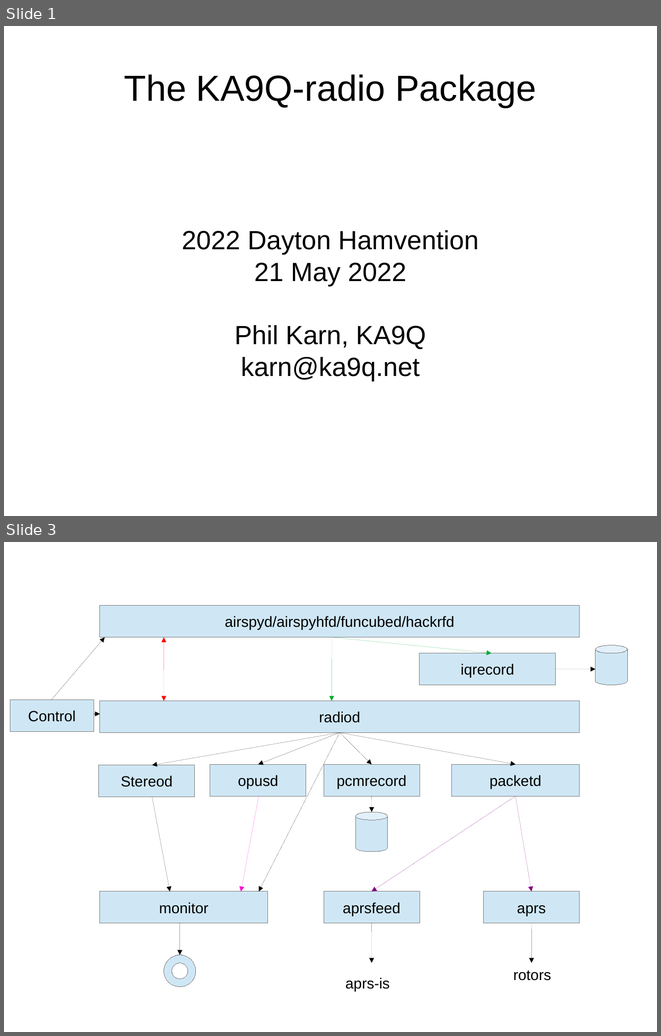
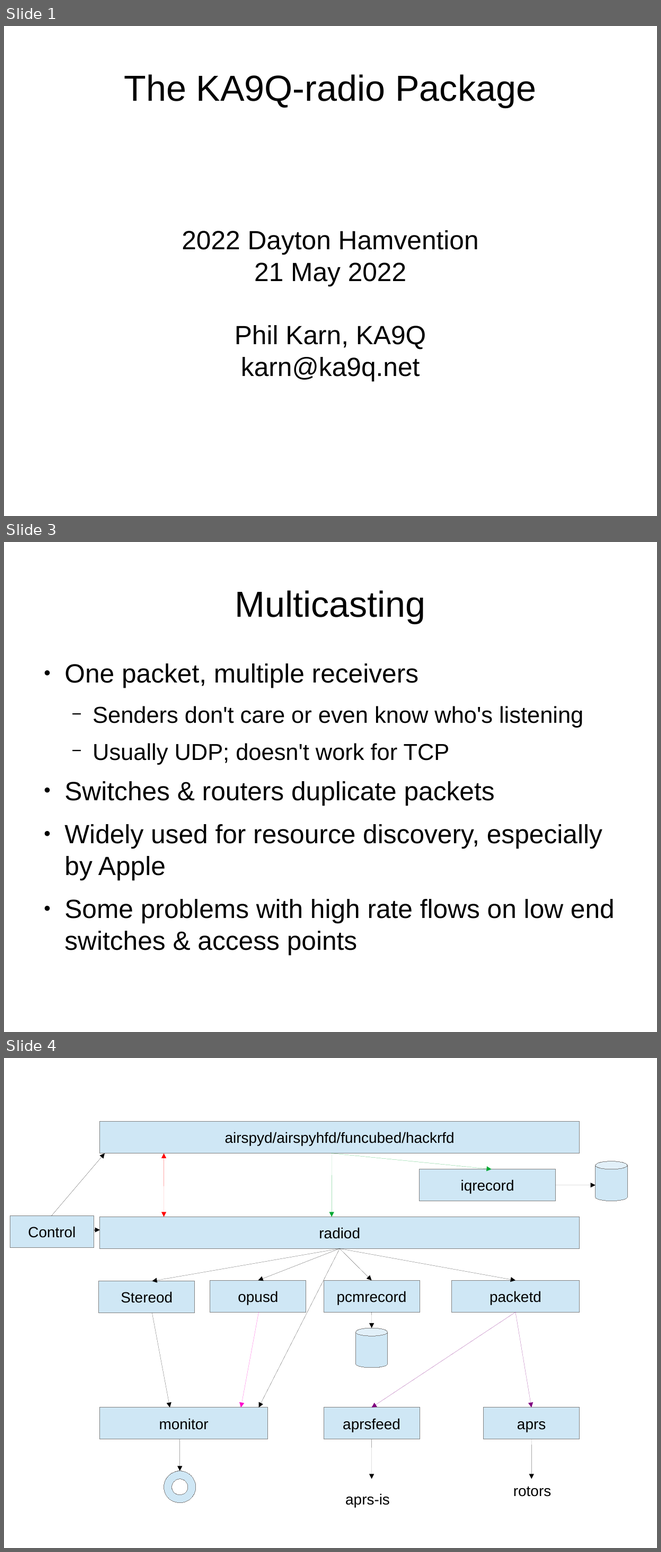
Before and after one commit to ka9q/ka9q-radio, a slide deck: docs/2022-Dayton-talk.odp. Shown one above the other, each under a label of ours: slides 1 and 3 before the commit, slides 1, 3 and 4 after it; the slides between them are not shown. The pictures are 661x1036 and 661x1552 pixels, drawn with LibreOffice and Linux fonts; fonts in the diff are those of the drawing. Boxes give left, top, right and bottom in pixels: in the first picture for what was removed or moved away, otherwise in the second. Text is boxed around its words. In the diff, an @@ line names an element or a change of style, - is before the commit and + after.

```diff
--- a/docs/2022-Dayton-talk.odp
+++ b/docs/2022-Dayton-talk.odp
@@ slide 3 added at bbox=[4, 542, 657, 1032], background #FFFFFF @@
@@ title added at bbox=[235, 590, 425, 623], 44 pt, text #000000 @@
+Multicasting
@@ text added at bbox=[64, 663, 615, 955], 32 pt, text #000000 @@
+● One packet, multiple receivers
+  − Senders don't care or even know who's listening
+  − Usually UDP; doesn't work for TCP
+● Switches & routers duplicate packets
+● Widely used for resource discovery, especially by Apple
+● Some problems with high rate flows on low end switches & access points
@@ what was slide 3 is now slide 4 @@
```
Also in this commit, not shown: 1 slide changed.
